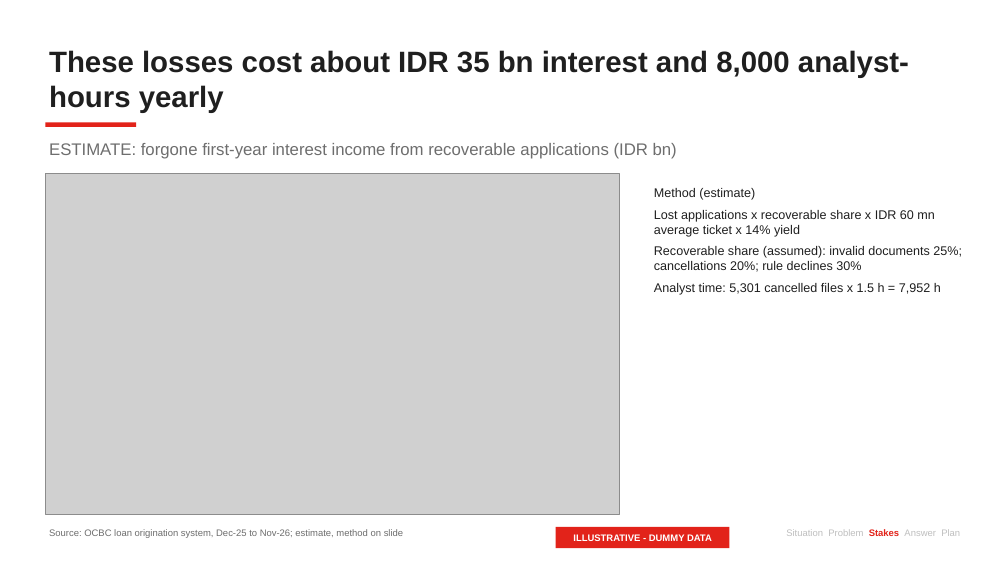
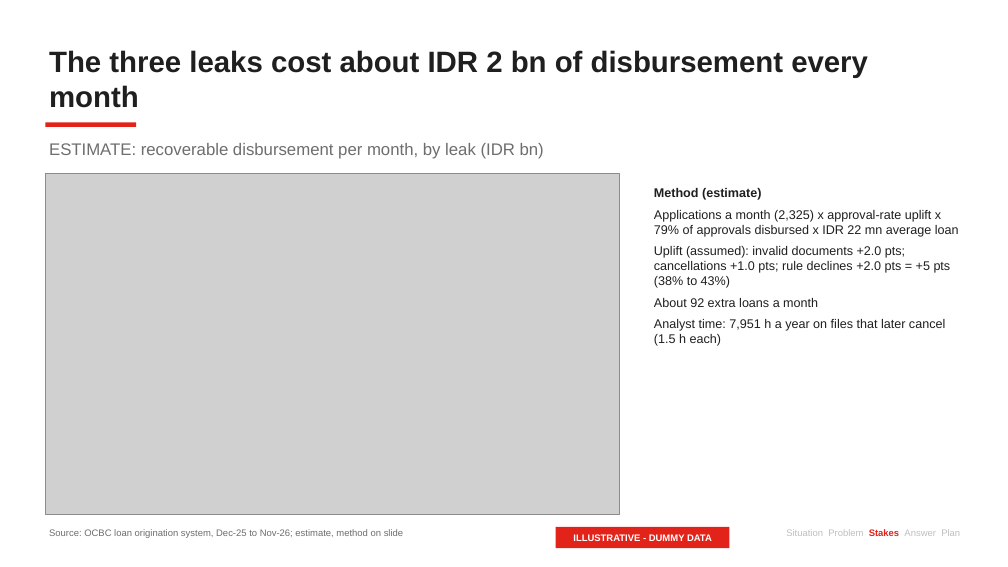
Before and after one commit to Mamel-lop/pstack-loki, a slide deck: slide 10 of decks/ocbc-unsecured-pl/deck.pptx (slide 9 before the commit). Drawn at 1008x567 pixels with LibreOffice and Linux fonts; fonts in the diff are those of the drawing; grey boxes stand for pictures. Boxes give left, top, right and bottom in pixels: in the first picture for what was removed or moved away, otherwise in the second. Text is boxed around its words. In the diff, an @@ line names an element or a change of style, - is before the commit and + after.

```diff
--- a/decks/ocbc-unsecured-pl/deck.pptx
+++ b/decks/ocbc-unsecured-pl/deck.pptx
@@ text at (x1=49, y1=50, x2=868, y2=108): text changed @@
-These losses cost about IDR 35 bn interest and 8,000 analyst-hours yearly
+The three leaks cost about IDR 2 bn of disbursement every month
@@ text at (x1=49, y1=143, x2=544, y2=159): text changed @@
-ESTIMATE: forgone first-year interest income from recoverable applications (IDR bn)
+ESTIMATE: recoverable disbursement per month, by leak (IDR bn)
@@ text at (x1=654, y1=188, x2=761, y2=200): bold on in "Method (estimate)" @@
@@ text at (x1=654, y1=210, x2=959, y2=346): text changed @@
-Lost applications x recoverable share x IDR 60 mn average ticket x 14% yield
-Recoverable share (assumed): invalid documents 25%; cancellations 20%; rule declines 30%
-Analyst time: 5,301 cancelled files x 1.5 h = 7,952 h
+Applications a month (2,325) x approval-rate uplift x 79% of approvals disbursed x IDR 22 mn average loan
+Uplift (assumed): invalid documents +2.0 pts; cancellations +1.0 pts; rule declines +2.0 pts = +5 pts (38% to 43%)
+About 92 extra loans a month
+Analyst time: 7,951 h a year on files that later cancel (1.5 h each)
```
Also in this commit, not shown: 8 other slides changed, 3 slides added, 27 other files.
